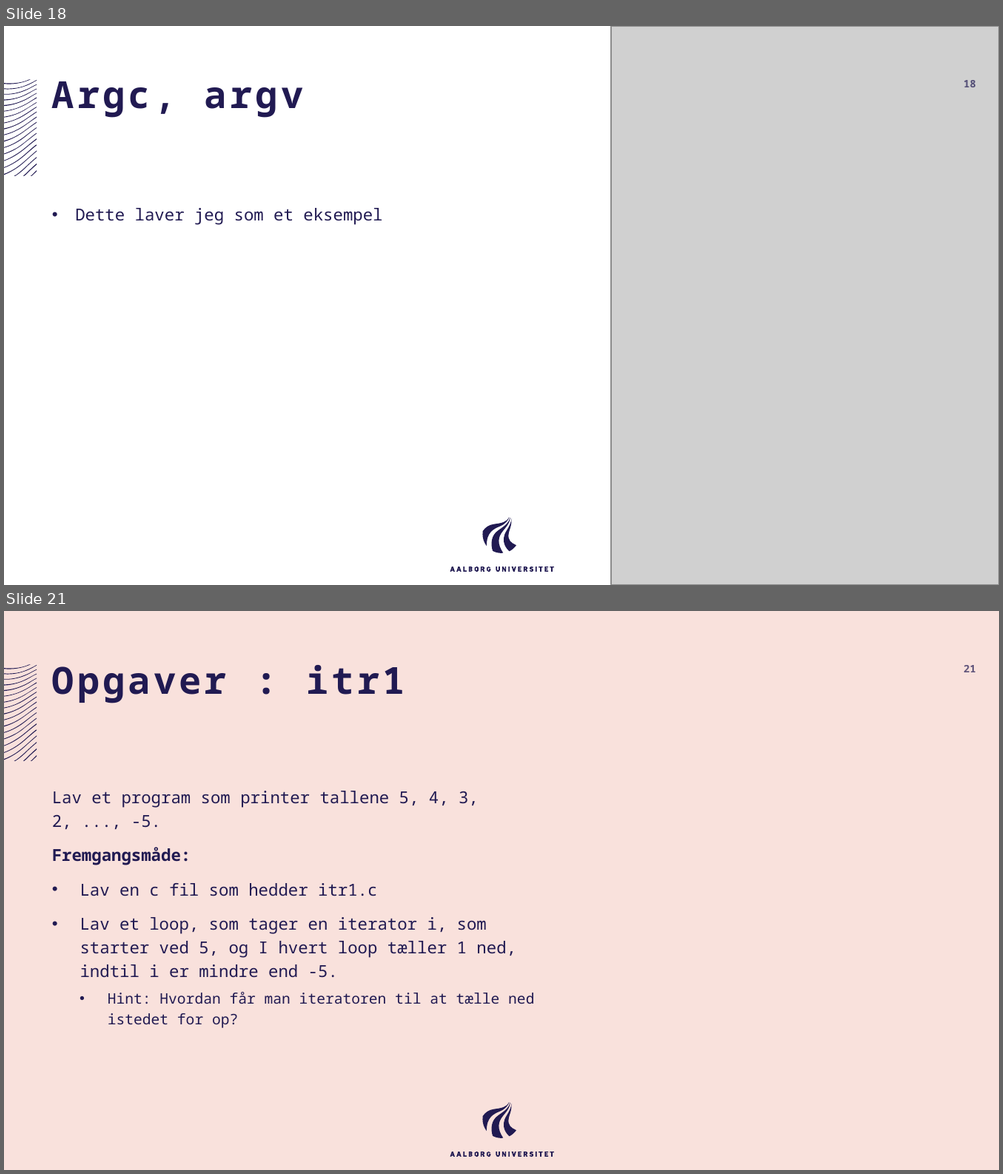
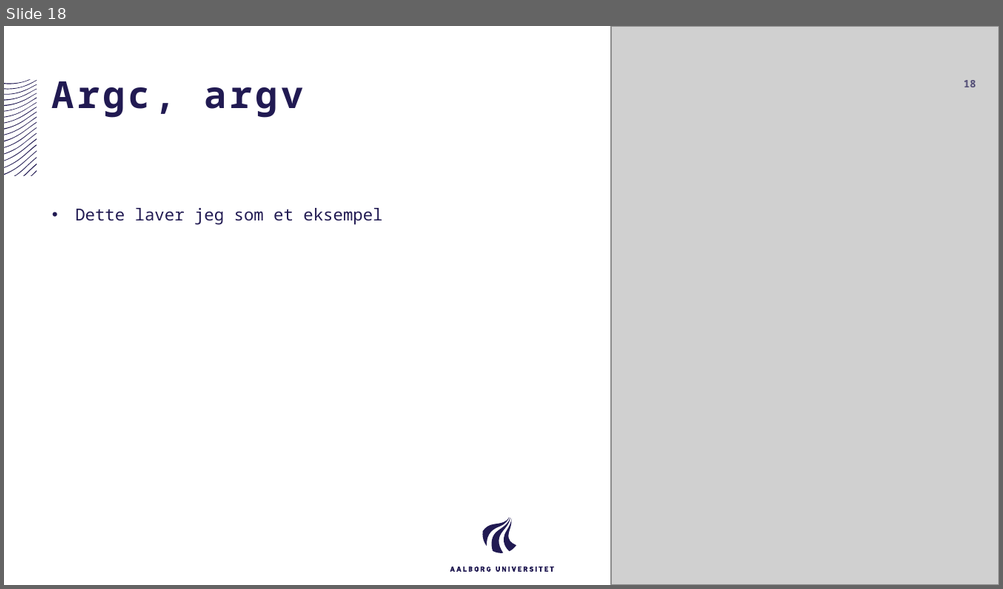
Before and after one commit to AAU-ST1-Programming/iterative_controlstructures, a slide deck: iterative_controlstructures.pptx. Shown one above the other, each under a label of ours: slides 18 and 21 before the commit, slide 18 after it; the slides between them are not shown. The pictures are 1003x1174 and 1003x589 pixels, drawn with LibreOffice and Linux fonts; fonts in the diff are those of the drawing; grey boxes stand for pictures. Boxes give left, top, right and bottom in pixels: in the first picture for what was removed or moved away, otherwise in the second. Text is boxed around its words. In the diff, an @@ line names an element or a change of style, - is before the commit and + after.

```diff
--- a/iterative_controlstructures.pptx
+++ b/iterative_controlstructures.pptx
@@ slide 21 removed at (4, 611, 999, 1170), background #F9E1DC; not listed: 40 template elements that a slide beside it also shows @@
@@ title removed at (52, 665, 404, 703) @@
-Opgaver : itr1
@@ page number removed at (963, 665, 976, 672) @@
-21
@@ text removed at (52, 791, 534, 1028) @@
-Lav et program som printer tallene 5, 4, 3, 2, ..., -5.
-Fremgangsmåde:
-• Lav en c fil som hedder itr1.c
-• Lav et loop, som tager en iterator i, som starter ved 5, og I hvert loop tæller 1 ned, indtil i er mindre end -5.
-  • Hint: Hvordan får man iteratoren til at tælle ned istedet for op?
```
Also in this commit, not shown: 18 slides changed, 6 other slides removed, 1 other file.
